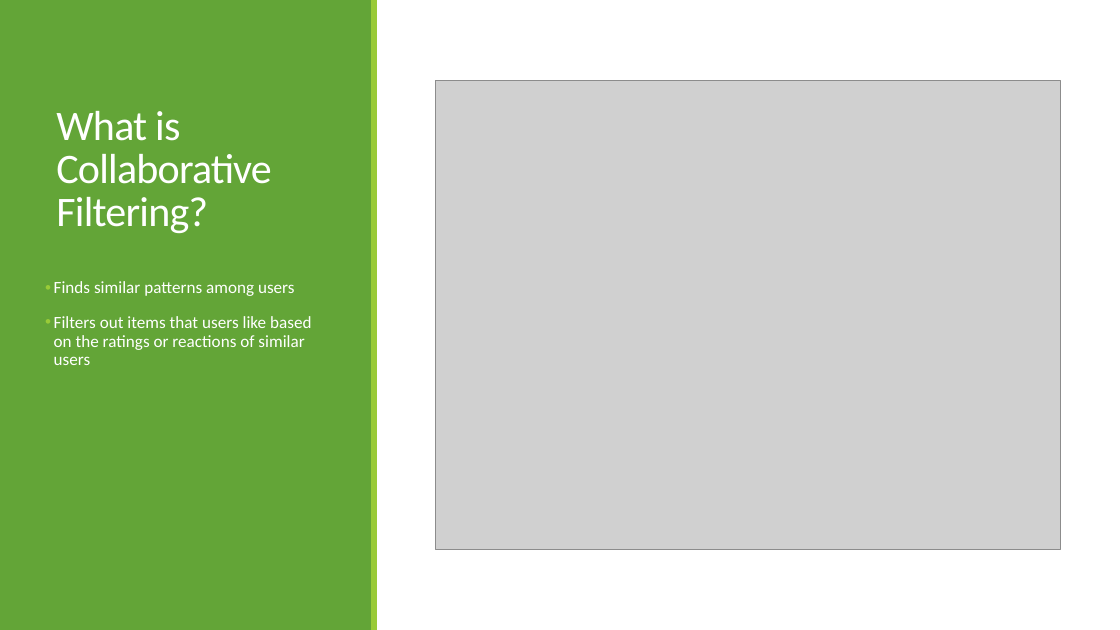
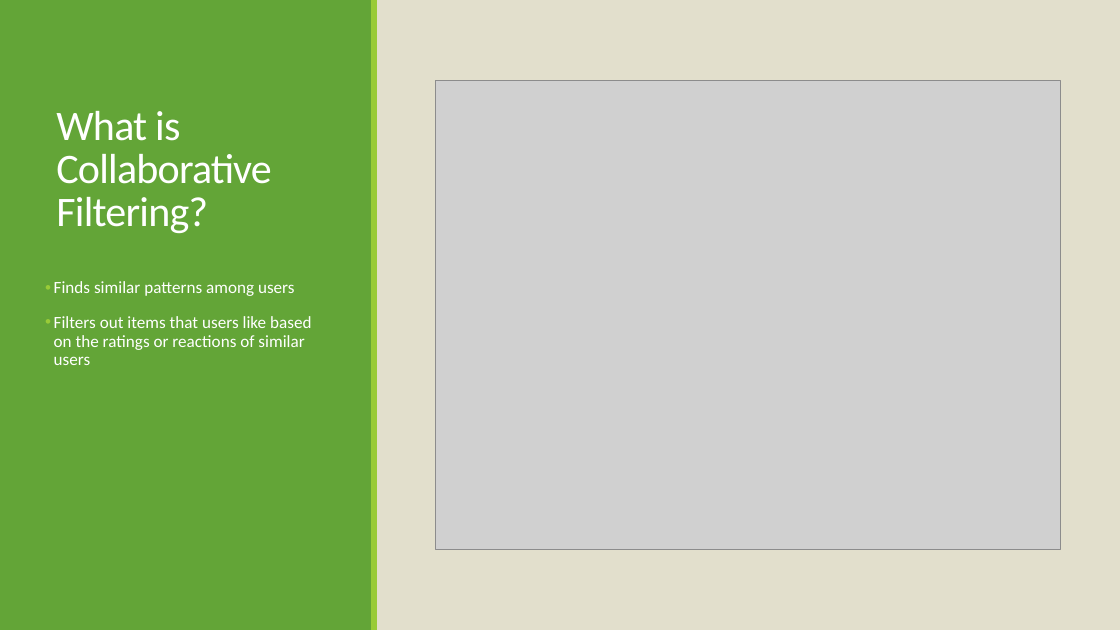
Before and after one commit to ChrisAlex2104/-Recommendation-using-Collaborative-Filtering, a slide deck: slide 3 of AI presentation.pptx. Drawn at 1120x630 pixels with LibreOffice and Linux fonts; fonts in the diff are those of the drawing; grey boxes stand for pictures. Boxes give left, top, right and bottom in pixels: in the first picture for what was removed or moved away, otherwise in the second. Text is boxed around its words. In the diff, an @@ line names an element or a change of style, - is before the commit and + after.

```diff
--- a/AI presentation.pptx
+++ b/AI presentation.pptx
@@ background #FFFFFF to #E2DFCC @@
```
Also in this commit, not shown: 3 other slides changed, 3 slides added, 1 other file.
